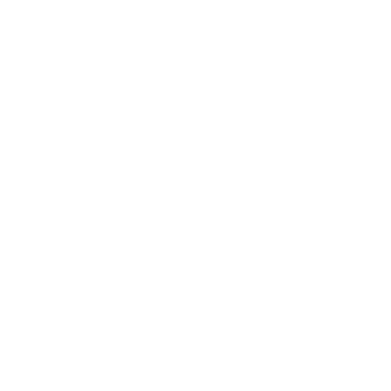
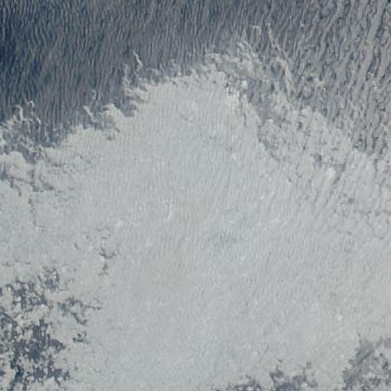
Layers edited between the first and the second w=391, h=391 image:
added layer "223_chukchi-east_siberian_sea_100km_20140808.aqua.truecolor.250m" above "Background" over [0, 0, 391, 391]
